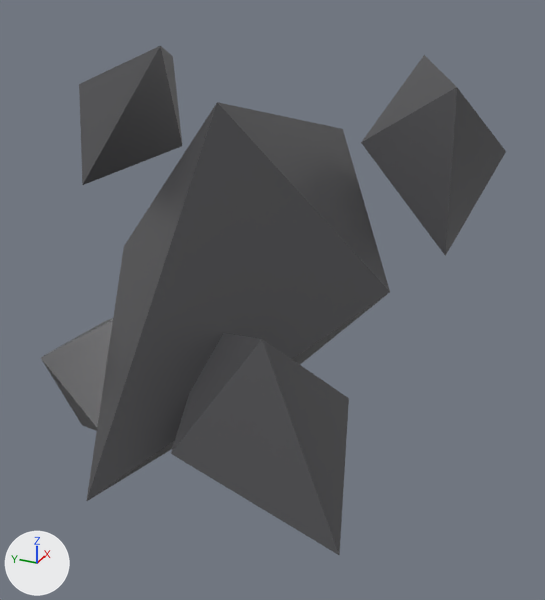
The glTF model koolApp/assets/models/food/sugar.glb, before and after one commit.
Both versions are drawn from a camera (50 mm lens) standing at (-1.074, -0.528, 0.436) and looking at (-0.021, -0.054, -0.09). The lights are fixed; the arrows at lower left show +X, +Y and +Z. The picture after the commit comes second. Where no turn or scale is listed for an object, it has been applied to the vertices.

In view in the first picture: 'Crystal0', 'Crystal1', 'Crystal2', 'Crystal3', 'Crystal4'.
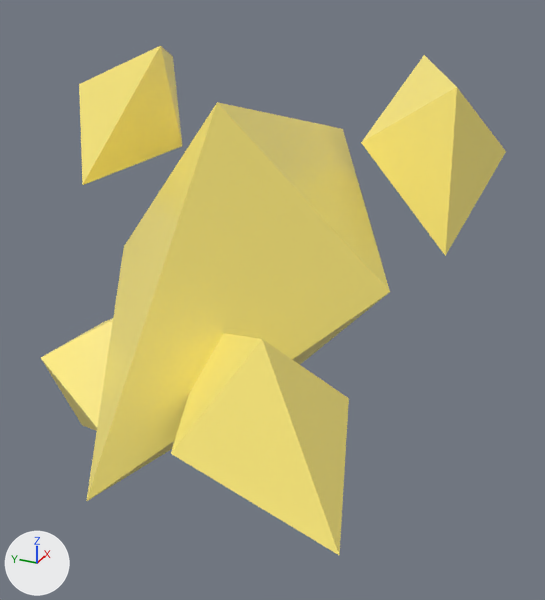
The change, as a list of edits to the scene's bpy script:
```text
Add mat_sugar:
    mat_sugar = principled_material('sugar')
    mat_sugar.base_color = (1.0, 0.84, 0.2)  # yellow #ffec7c
    mat_sugar.roughness = 0.35
Change me_crystal0:
    where me_crystal0.from_pydata(...)  # 6 vertices, 8 faces; spans x -0.448..0.448, y -0.239..0.239, z -0.277..0.277
    remove me_crystal0.materials.append(mat_chitin)  # dark grey #4b4b4d
    add me_crystal0.materials.append(mat_sugar)  # yellow #ffec7c
Change me_crystal1:
    where me_crystal1.from_pydata(...)  # 6 vertices, 8 faces; spans x -0.177..0.177, y -0.123..0.123, z -0.142..0.142
    remove me_crystal1.materials.append(mat_chitin)  # dark grey #4b4b4d
    add me_crystal1.materials.append(mat_sugar)  # yellow #ffec7c
Change me_crystal2:
    where me_crystal2.from_pydata(...)  # 6 vertices, 8 faces; spans x -0.135..0.135, y -0.149..0.149, z -0.134..0.134
    remove me_crystal2.materials.append(mat_chitin)  # dark grey #4b4b4d
    add me_crystal2.materials.append(mat_sugar)  # yellow #ffec7c
Change me_crystal3:
    where me_crystal3.from_pydata(...)  # 6 vertices, 8 faces; spans x -0.169..0.169, y -0.102..0.102, z -0.126..0.126
    remove me_crystal3.materials.append(mat_chitin)  # dark grey #4b4b4d
    add me_crystal3.materials.append(mat_sugar)  # yellow #ffec7c
Change me_crystal4:
    where me_crystal4.from_pydata(...)  # 6 vertices, 8 faces; spans x -0.126..0.126, y -0.086..0.086, z -0.11..0.11
    remove me_crystal4.materials.append(mat_chitin)  # dark grey #4b4b4d
    add me_crystal4.materials.append(mat_sugar)  # yellow #ffec7c
```

Pixel boxes (x1, y1, x2, y2) of what changed, in the pictures (545 x 600 px):
'Crystal0', recoloured (dark grey to yellow)
    both: (86, 102, 390, 501)
'Crystal2', recoloured (dark grey to yellow)
    both: (171, 333, 349, 555)
'Crystal1', recoloured (dark grey to yellow)
    both: (361, 55, 506, 256)
'Crystal3', recoloured (dark grey to yellow)
    both: (79, 46, 182, 185)
'Crystal4', recoloured (dark grey to yellow)
    both: (41, 318, 113, 431)
